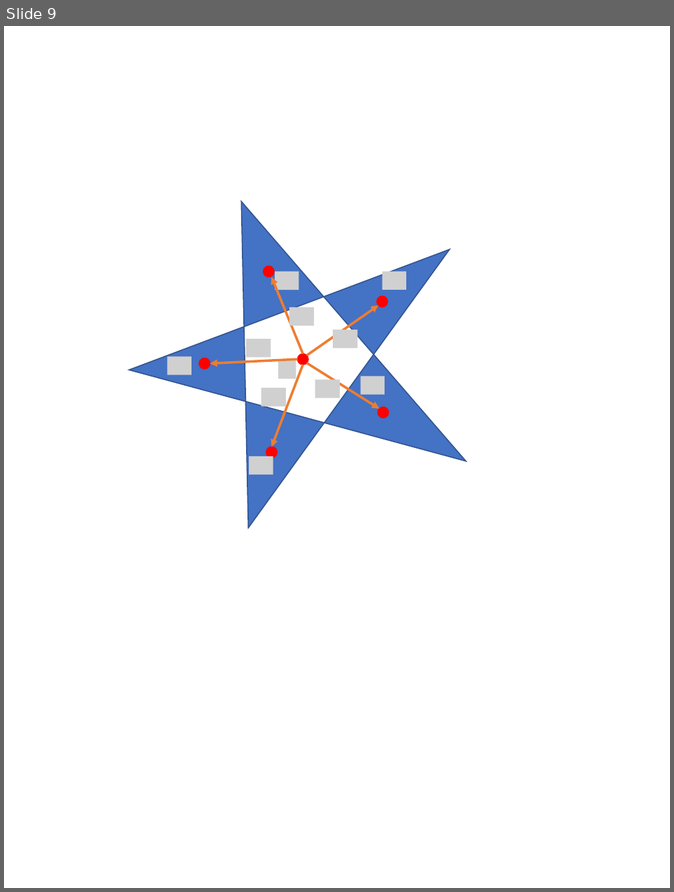
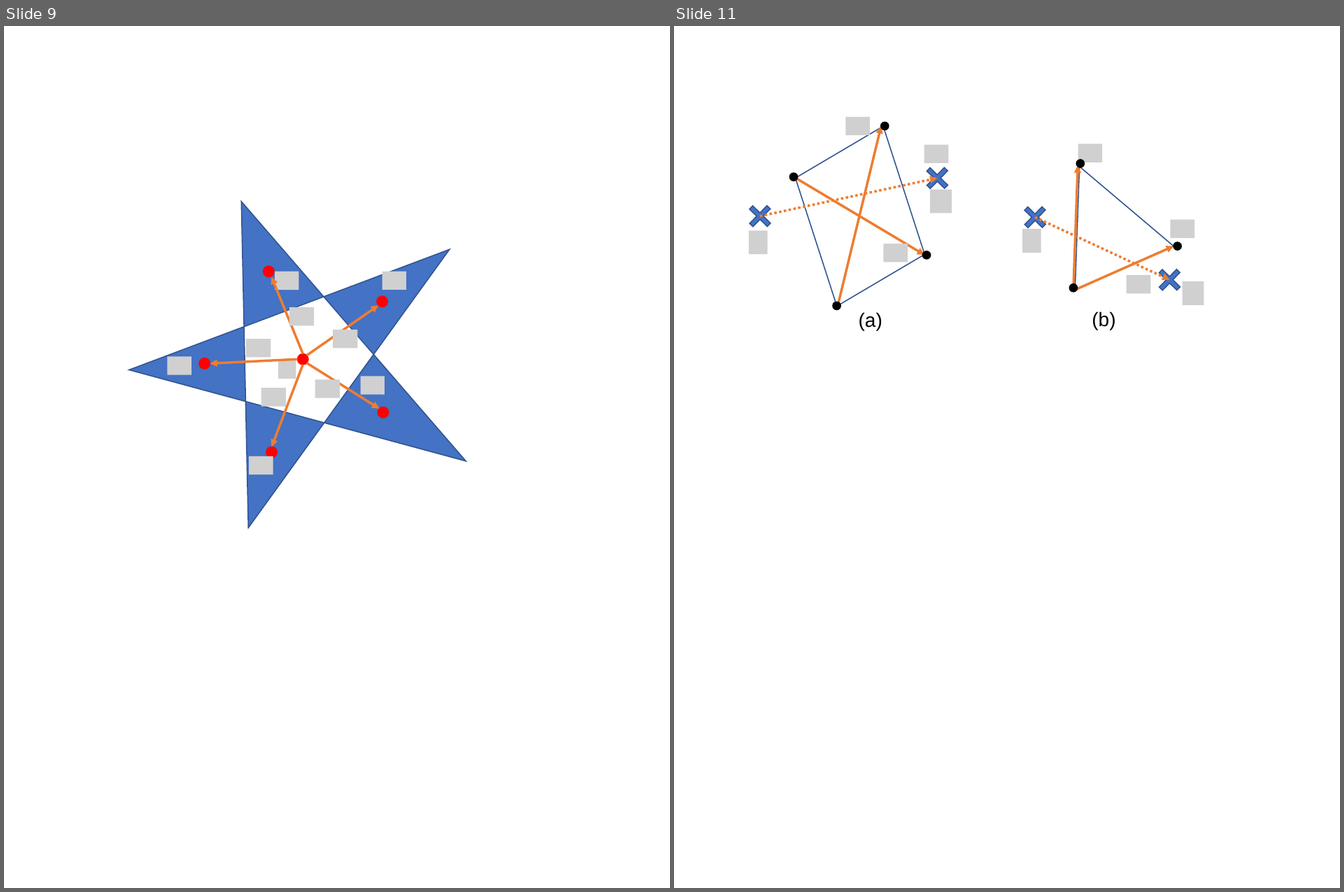
Before and after one commit to xuxiaoli-1993/xuxiaoli-1993.github.io, a slide deck: myCFDTutorial/Figures.pptx. Shown side by side, each under a label of ours: slide 9 before the commit, slides 9 and 11 after it; the slides between them are not shown. The pictures are 674x892 and 1344x892 pixels, drawn with LibreOffice and Linux fonts; fonts in the diff are those of the drawing; grey boxes stand for pictures. Boxes give left, top, right and bottom in pixels: in the first picture for what was removed or moved away, otherwise in the second. Text is boxed around its words. In the diff, an @@ line names an element or a change of style, - is before the commit and + after.

```diff
--- a/myCFDTutorial/Figures.pptx
+++ b/myCFDTutorial/Figures.pptx
@@ slide 11 added at (674,26,1340,888), background #FFFFFF @@
@@ parallelogram added at (771,126,950,307), outline #325491 1 pt @@
@@ arrow added from (838, 306) to (881, 126), #ED7D31 2.25 pt @@
@@ picture added at (846,117,870,136) @@
@@ ellipse added at (881,123,889,130), fill #000000, outline #000000 1 pt @@
@@ picture added at (924,144,948,163) @@
@@ triangle added at (1030,144,1174,290), outline #325491 1 pt @@
@@ picture added at (1079,144,1103,162) @@
@@ plus added at (920,160,955,196), fill #4472C4, outline #325491 1 pt @@
@@ arrow added from (1074, 288) to (1078, 165), #ED7D31 2.25 pt @@
@@ ellipse added at (1077,159,1085,167), fill #000000, outline #000000 1 pt @@
@@ arrow added from (760, 216) to (937, 178), #ED7D31 2.25 pt dashed @@
@@ ellipse added at (790,174,798,181), fill #000000, outline #000000 1 pt @@
@@ arrow added from (796, 178) to (925, 255), #ED7D31 2.25 pt @@
@@ picture added at (930,190,953,214) @@
@@ plus added at (743,199,778,235), fill #4472C4, outline #325491 1 pt @@
@@ plus added at (1018,200,1053,235), fill #4472C4, outline #325491 1 pt @@
@@ picture added at (750,230,768,254) @@
@@ picture added at (1023,229,1042,253) @@
@@ arrow added from (1035, 217) to (1170, 280), #ED7D31 2.25 pt dashed @@
@@ picture added at (1170,220,1195,239) @@
@@ picture added at (883,244,908,263) @@
@@ ellipse added at (922,251,930,259), fill #000000, outline #000000 1 pt @@
@@ arrow added from (1075, 290) to (1174, 246), #ED7D31 2.25 pt @@
@@ ellipse added at (1174,242,1182,250), fill #000000, outline #000000 1 pt @@
@@ picture added at (1126,275,1151,294) @@
@@ plus added at (1153,263,1188,298), fill #4472C4, outline #325491 1 pt @@
@@ ellipse added at (1070,284,1078,292), fill #000000, outline #000000 1 pt @@
@@ picture added at (1183,281,1205,305) @@
@@ ellipse added at (833,302,841,310), fill #000000, outline #000000 1 pt @@
@@ text added at (859,312,883,330), 18 pt, text #000000 @@
+(a)
@@ text added at (1092,312,1116,330), 18 pt, text #000000 @@
+(b)
```
Also in this commit, not shown: 1 other slide added, 35 other files.
